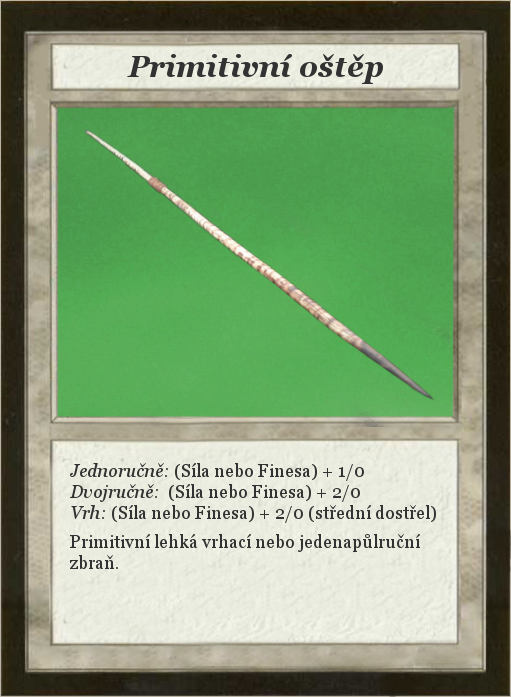
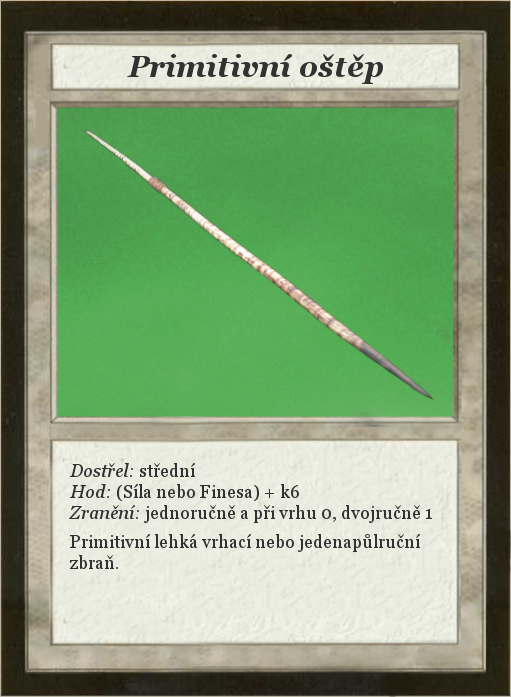
Layers edited between the first and the second 511 × 697 image:
renamed "Jednoručně: (Síla nebo Finesa)..." to "Dostřel: střední ...", painted on it over [69, 463, 436, 523]
